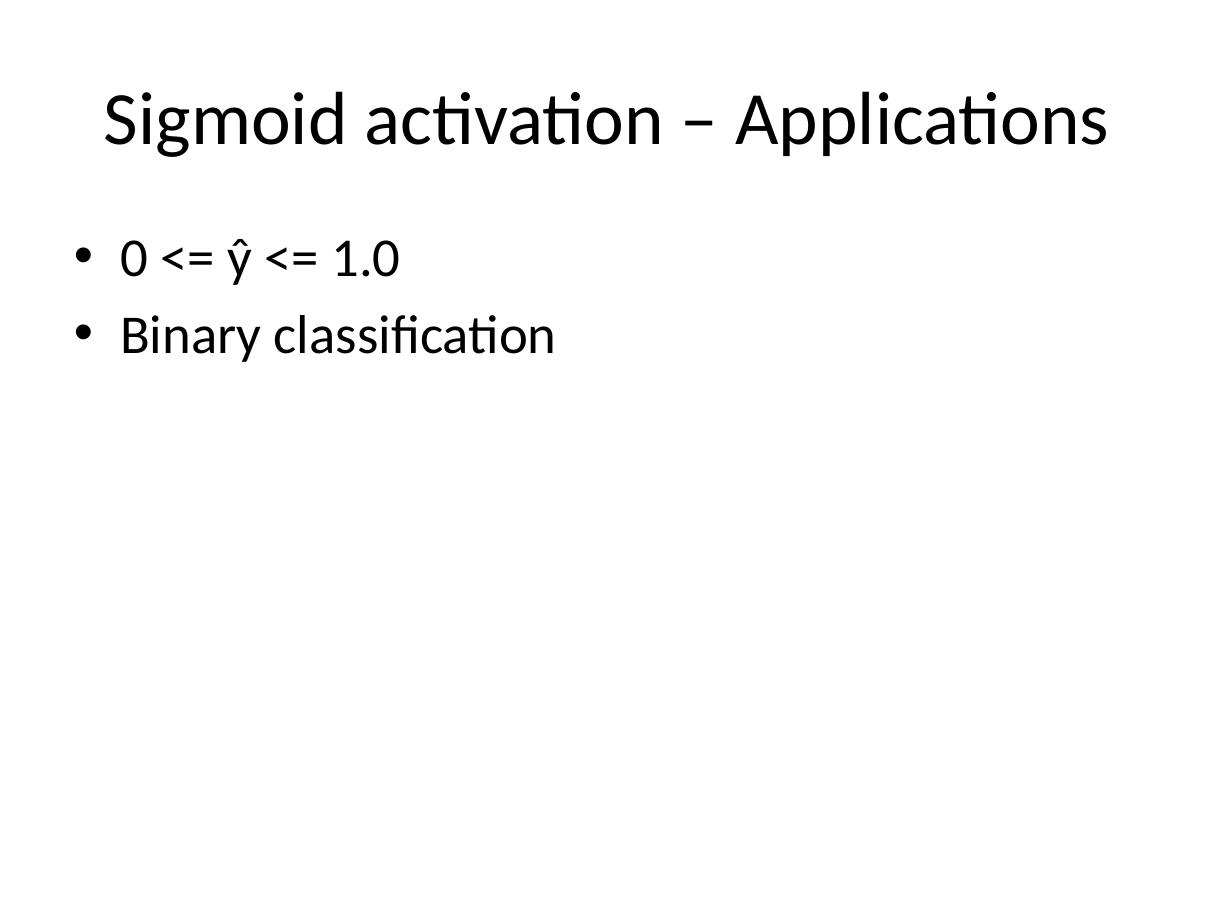
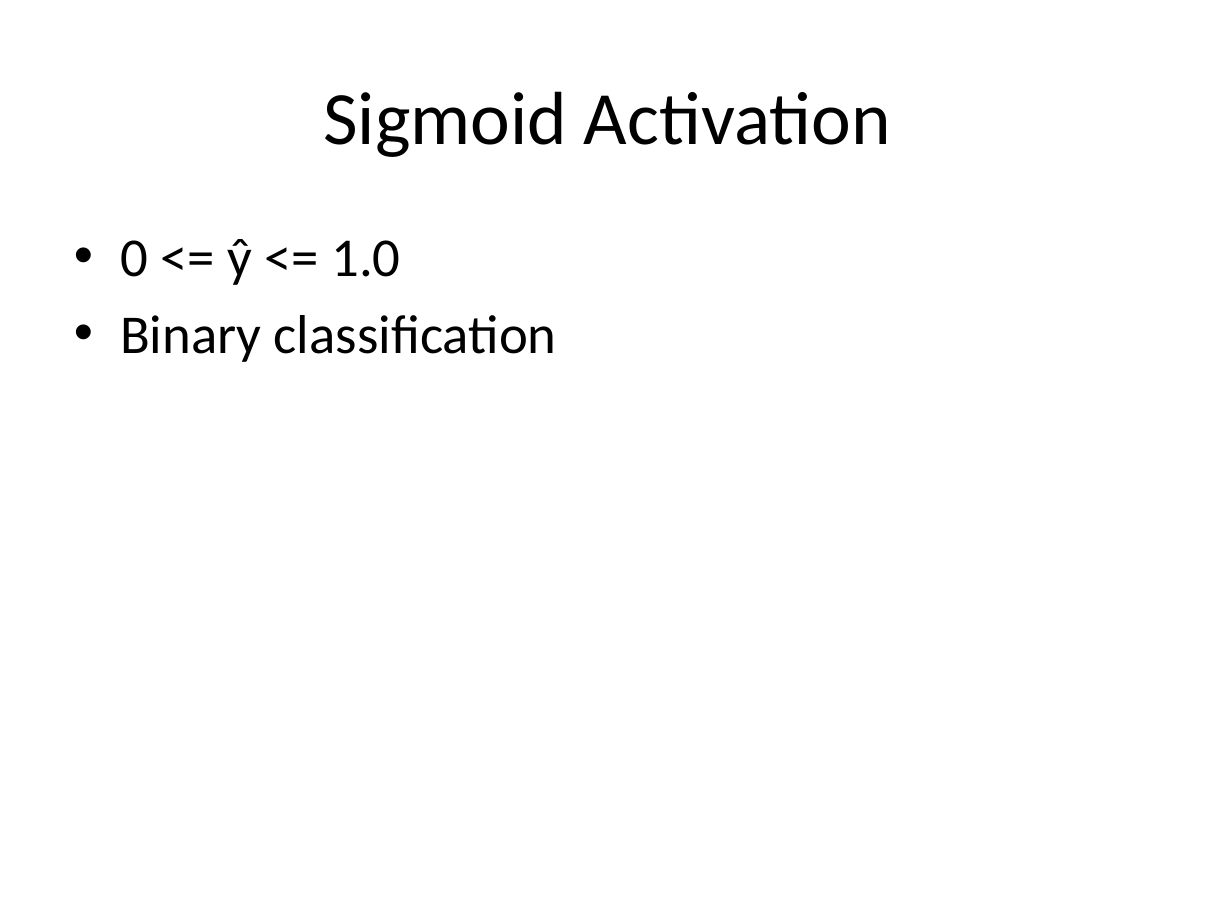
Before and after one commit to look4pritam/ArtificialIntelligence, a slide deck: slide 34 of ArtificialNeuralNetwork/ArtificialNeuralNetwork.pptx (slide 51 before the commit). Drawn at 1232x924 pixels with LibreOffice and Linux fonts; fonts in the diff are those of the drawing. Boxes give left, top, right and bottom in pixels: in the first picture for what was removed or moved away, otherwise in the second. Text is boxed around its words. In the diff, an @@ line names an element or a change of style, - is before the commit and + after.

```diff
--- a/ArtificialNeuralNetwork/ArtificialNeuralNetwork.pptx
+++ b/ArtificialNeuralNetwork/ArtificialNeuralNetwork.pptx
@@ title at box(323, 91, 891, 157): text changed @@
-Sigmoid activation – Applications
+Sigmoid Activation
```
Also in this commit, not shown: 36 other slides changed, 17 slides removed, 1 other file.
